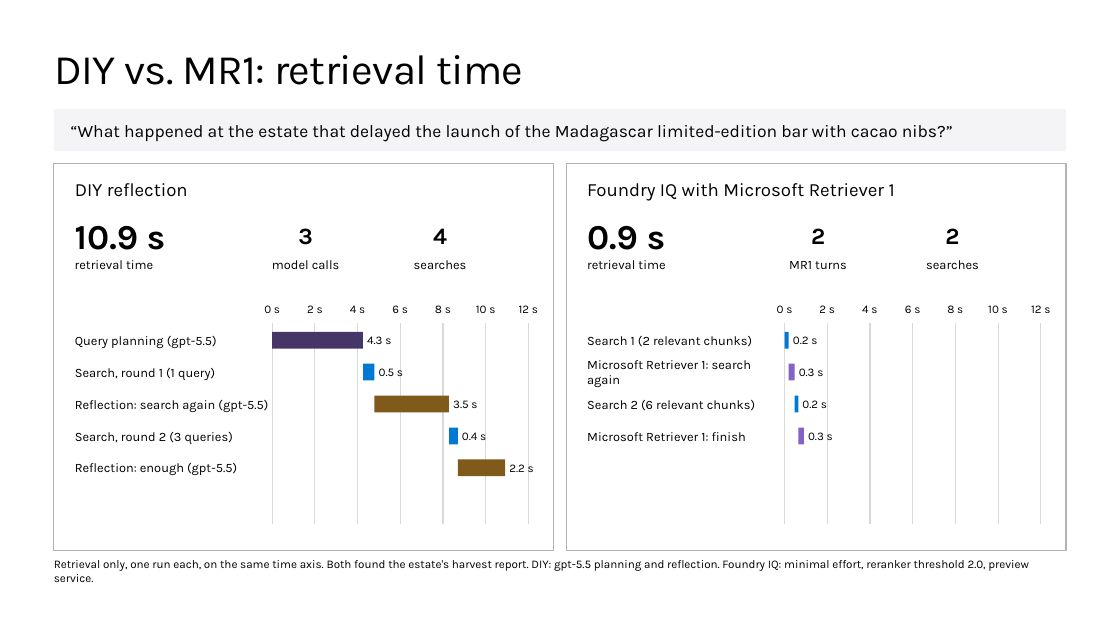
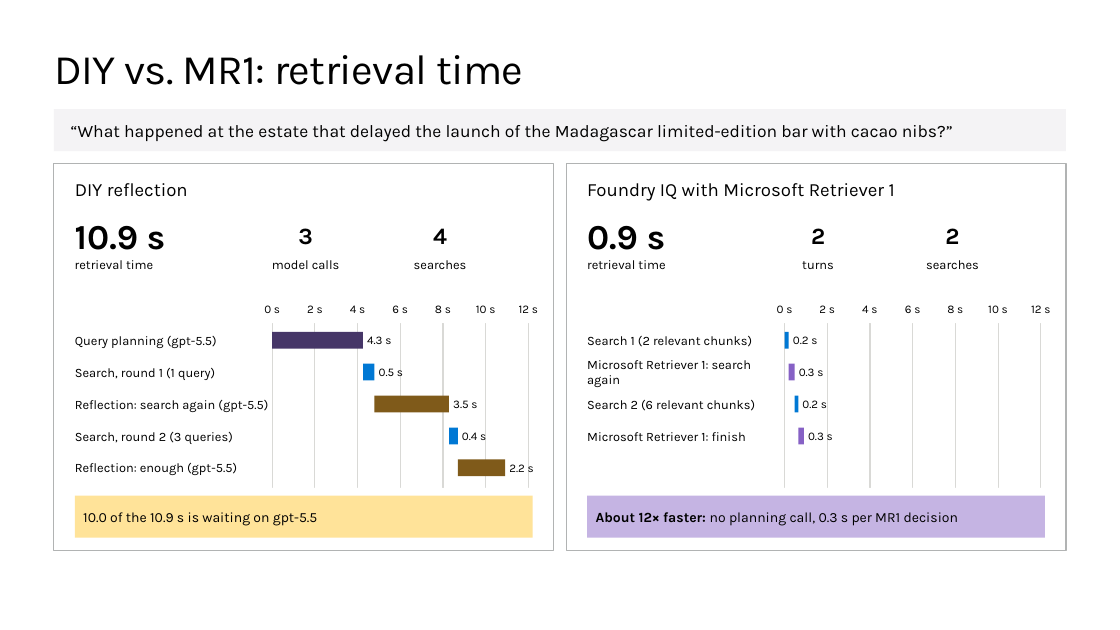
Before and after one commit to microsoft/ignite26-BRK300-building-agentic-retrieval-from-diy-to-foundry-iq, a slide deck: slide 29 of IgniteBRK300-WorkingDeck.pptx. Drawn at 1120x630 pixels with LibreOffice and Linux fonts; fonts in the diff are those of the drawing; background and template pictures are left out. Boxes give left, top, right and bottom in pixels: in the first picture for what was removed or moved away, otherwise in the second. Text is boxed around its words. In the diff, an @@ line names an element or a change of style, - is before the commit and + after.

```diff
--- a/IgniteBRK300-WorkingDeck.pptx
+++ b/IgniteBRK300-WorkingDeck.pptx
@@ text at box(802, 261, 834, 269): text changed @@
-MR1 turns
+turns
@@ rectangle: place and size @@
-rectangle at box(272, 323, 272, 523)
+rectangle at box(272, 323, 272, 487)
@@ rectangle: place and size @@
-rectangle at box(315, 323, 315, 523)
+rectangle at box(315, 323, 315, 487)
@@ rectangle: place and size @@
-rectangle at box(358, 323, 358, 523)
+rectangle at box(358, 323, 358, 487)
@@ rectangle: place and size @@
-rectangle at box(400, 323, 400, 523)
+rectangle at box(400, 323, 400, 487)
@@ rectangle: place and size @@
-rectangle at box(443, 323, 443, 523)
+rectangle at box(443, 323, 443, 487)
@@ rectangle: place and size @@
-rectangle at box(486, 323, 486, 523)
+rectangle at box(486, 323, 486, 487)
@@ rectangle: place and size @@
-rectangle at box(528, 323, 528, 523)
+rectangle at box(528, 323, 528, 487)
@@ rectangle: place and size @@
-rectangle at box(785, 323, 785, 523)
+rectangle at box(785, 323, 785, 487)
@@ rectangle: place and size @@
-rectangle at box(828, 323, 828, 523)
+rectangle at box(828, 323, 828, 487)
@@ rectangle: place and size @@
-rectangle at box(870, 323, 870, 523)
+rectangle at box(870, 323, 870, 487)
@@ rectangle: place and size @@
-rectangle at box(913, 323, 913, 523)
+rectangle at box(913, 323, 913, 487)
@@ rectangle: place and size @@
-rectangle at box(955, 323, 955, 523)
+rectangle at box(955, 323, 955, 487)
@@ rectangle: place and size @@
-rectangle at box(998, 323, 998, 523)
+rectangle at box(998, 323, 998, 487)
@@ rectangle: place and size @@
-rectangle at box(1041, 323, 1041, 523)
+rectangle at box(1041, 323, 1041, 487)
@@ rectangle added at box(75, 496, 533, 538), fill #FFE399, 12 pt, text #000000 @@
+10.0 of the 10.9 s is waiting on gpt-5.5
@@ rectangle added at box(587, 496, 1045, 538), fill #C5B4E3, 12 pt, text #000000 @@
+About 12× faster: no planning call, 0.3 s per MR1 decision
@@ text removed at box(54, 560, 1029, 582) @@
-Retrieval only, one run each, on the same time axis. Both found the estate's harvest report. DIY: gpt-5.5 planning and reflection. Foundry IQ: minimal effort, reranker threshold 2.0, preview service.
```
Also in this commit, not shown: 2 other slides changed, 1 other file.
